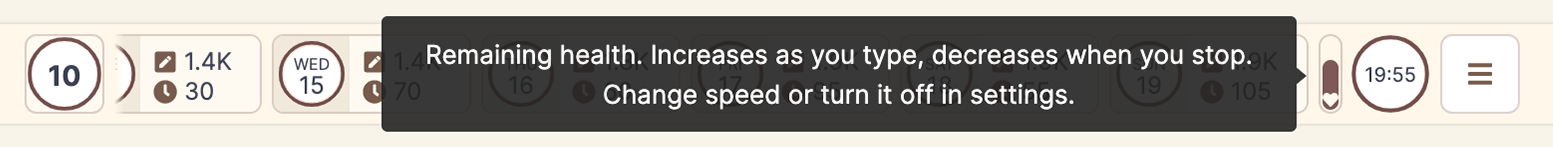
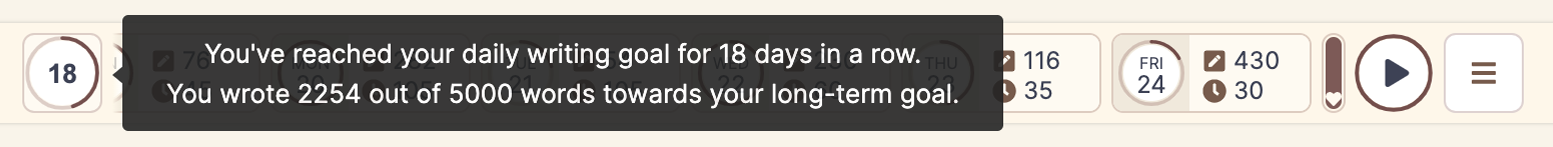
Layers edited between the first and the second 1553x147 image:
added layer "Layer 1" above "writing-streak-writing-goal" over [1264, 44, 1287, 77]
added layer "writing-streak-writing-goal" above "download (4)" over [0, 15, 1553, 133]
hid "Screen Shot 2021-12-19 at 22.15.50" over [0, 15, 1553, 133]
hid "Screen Shot 2021-12-19 at 22.14.24" over [0, 15, 1553, 133]
hid "pomodoro-timer" over [0, 15, 1553, 133]
hid "writing-day" over [0, 15, 1553, 133]
